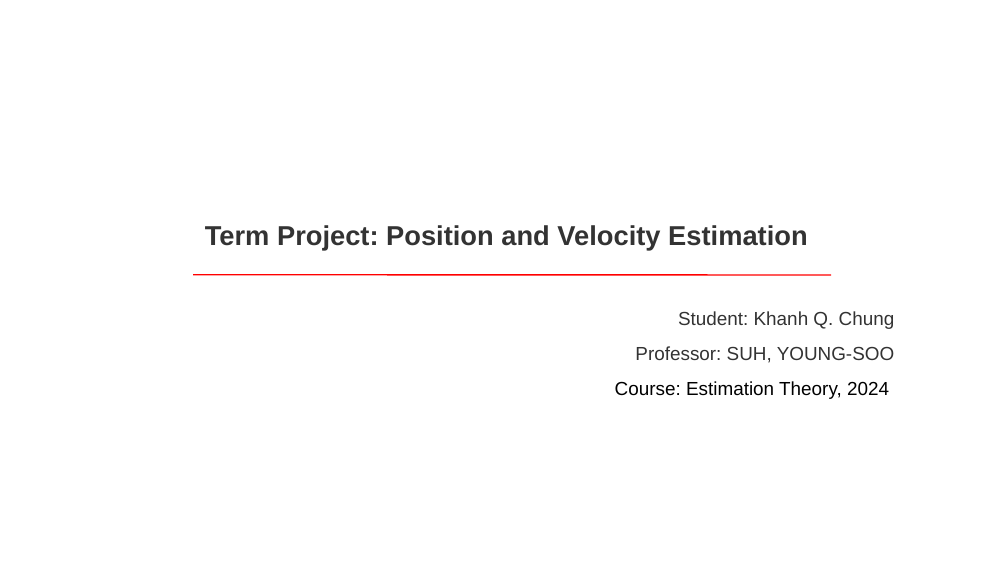
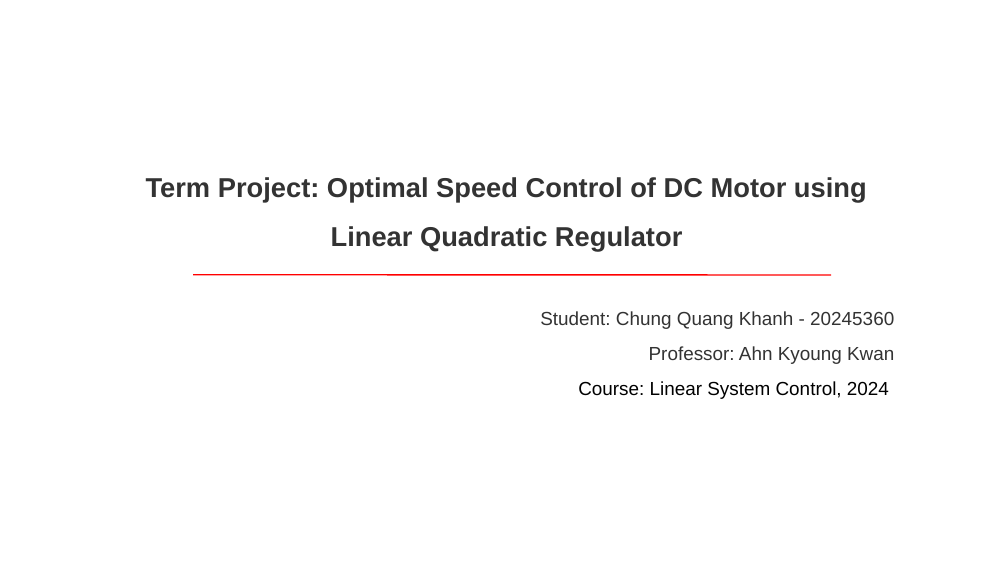
Before and after one commit to reenor/UOU-WA1194-Linear-System-Control, a slide deck: slide 1 of Exercises/20245360_CHUNG_QUANG_KHANH_Term_Project/Term_Project_Presentation.pptx. Drawn at 1008x567 pixels with LibreOffice and Linux fonts; fonts in the diff are those of the drawing; background and template pictures are left out. Boxes give left, top, right and bottom in pixels: in the first picture for what was removed or moved away, otherwise in the second. Text is boxed around its words. In the diff, an @@ line names an element or a change of style, - is before the commit and + after.

```diff
--- a/Exercises/20245360_CHUNG_QUANG_KHANH_Term_Project/Term_Project_Presentation.pptx
+++ b/Exercises/20245360_CHUNG_QUANG_KHANH_Term_Project/Term_Project_Presentation.pptx
@@ title at (146, 177, 867, 251): text changed @@
-Term Project: Position and Velocity Estimation
+Term Project: Optimal Speed Control of DC Motor using
+Linear Quadratic Regulator
@@ text at (540, 311, 894, 399): text changed @@
-Student: Khanh Q. Chung
-Professor: SUH, YOUNG-SOO
-Course: Estimation Theory, 2024
+Student: Chung Quang Khanh - 20245360
+Professor: Ahn Kyoung Kwan
+Course: Linear System Control, 2024
```
Also in this commit, not shown: 7 slides added, 11 slides removed.
